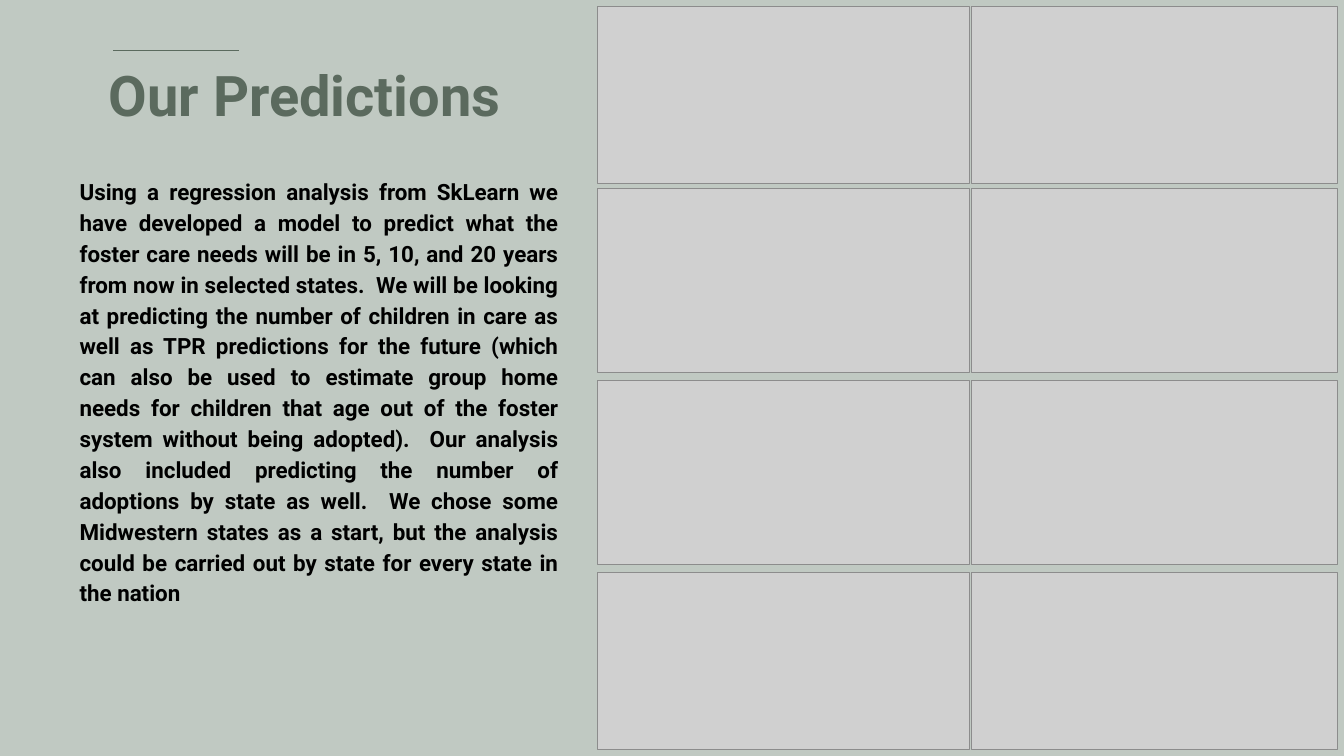
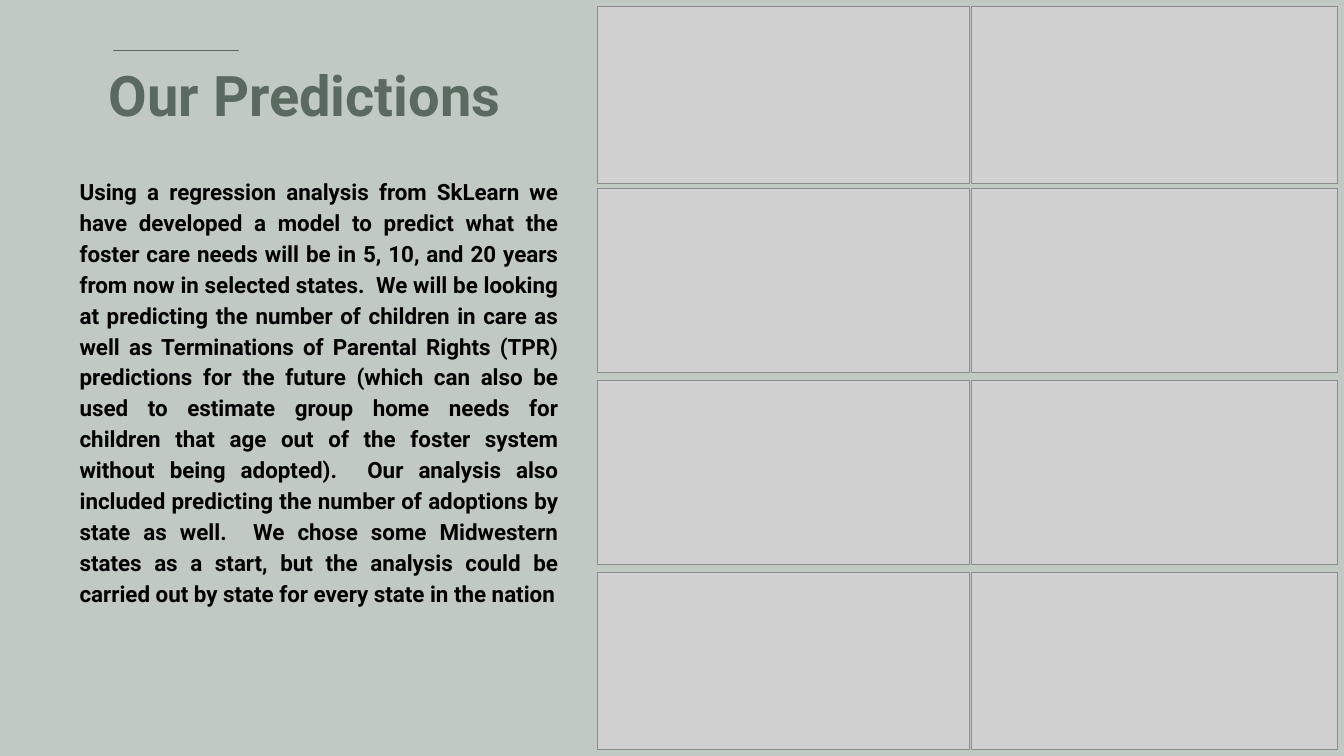
Before and after one commit to gemelodyyu/Trends-in-Foster-Care-and-Adoption, a slide deck: slide 5 of Power Point/Project 3-Trends in Foster Care-FINAL.pptx. Drawn at 1344x756 pixels with LibreOffice and Linux fonts; fonts in the diff are those of the drawing; grey boxes stand for pictures. Boxes give left, top, right and bottom in pixels: in the first picture for what was removed or moved away, otherwise in the second. Text is boxed around its words. In the diff, an @@ line names an element or a change of style, - is before the commit and + after.

```diff
--- a/Power Point/Project 3-Trends in Foster Care-FINAL.pptx
+++ b/Power Point/Project 3-Trends in Foster Care-FINAL.pptx
@@ text at [80, 183, 558, 607]: text changed @@
-Using a regression analysis from SkLearn we have developed a model to predict what the foster care needs will be in 5, 10, and 20 years from now in selected states. We will be looking at predicting the number of children in care as well as TPR predictions for the future (which can also be used to estimate group home needs for children that age out of the foster system without being adopted). Our analysis also included predicting the number of adoptions by state as well. We chose some Midwestern states as a start, but the analysis could be carried out by state for every state in the nation
+Using a regression analysis from SkLearn we have developed a model to predict what the foster care needs will be in 5, 10, and 20 years from now in selected states. We will be looking at predicting the number of children in care as well as Terminations of Parental Rights (TPR) predictions for the future (which can also be used to estimate group home needs for children that age out of the foster system without being adopted). Our analysis also included predicting the number of adoptions by state as well. We chose some Midwestern states as a start, but the analysis could be carried out by state for every state in the nation
```
Also in this commit, not shown: 2 other slides changed.
